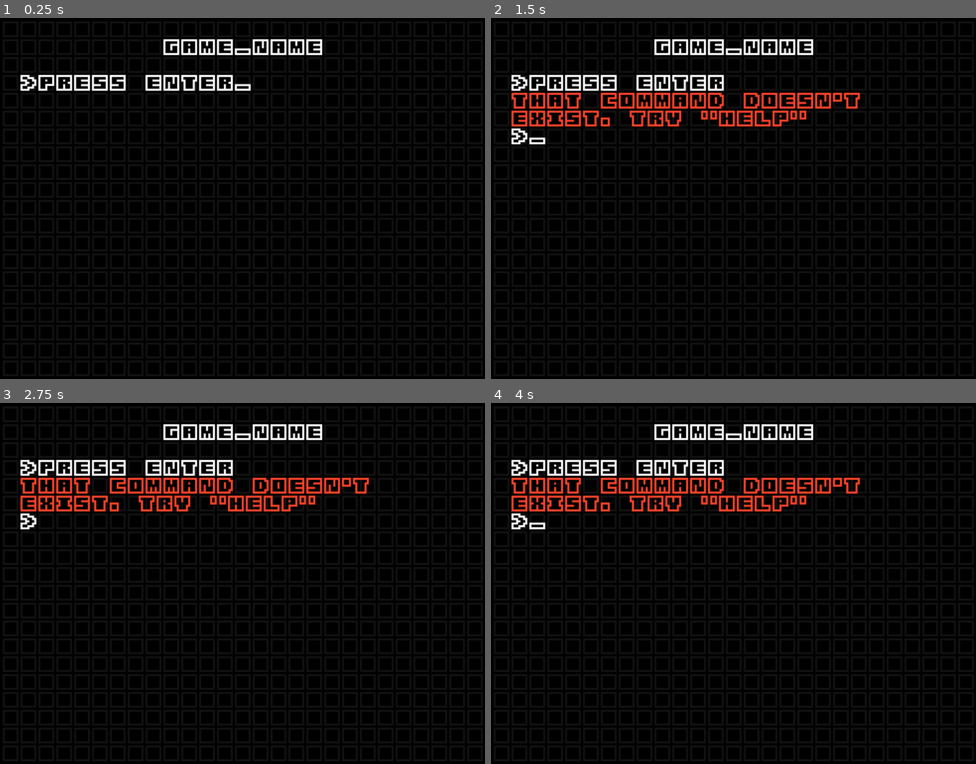
Above: before the commit, frames 1-4 (two rows, left to right).
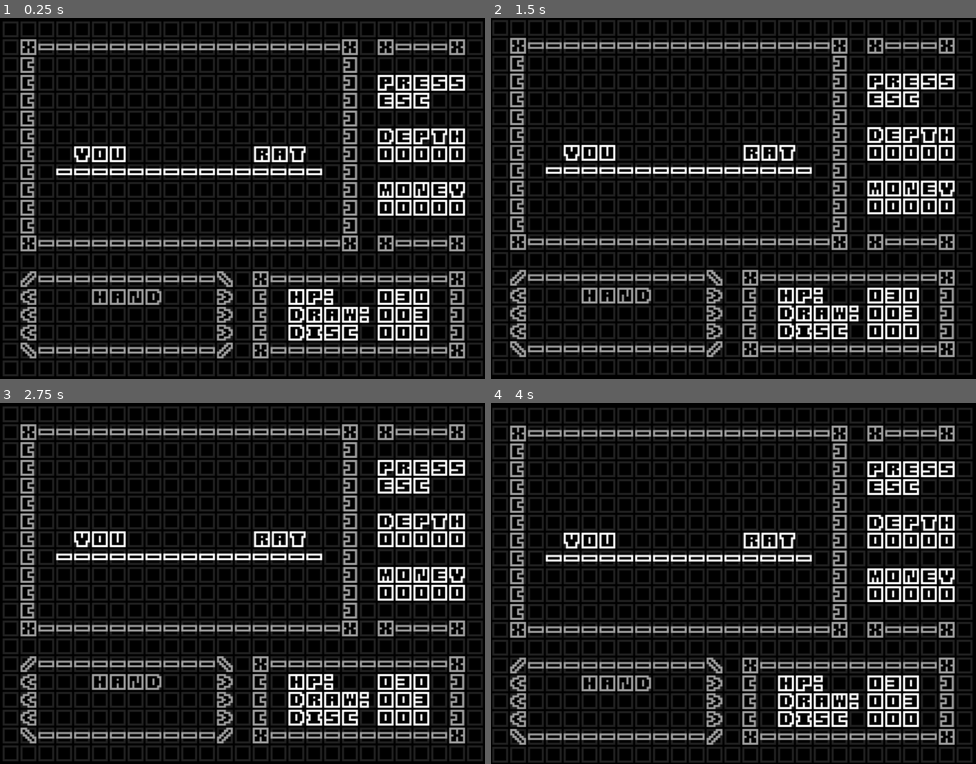
Above: after the commit, the same moments.

Repository: appellatebaton0/portfolio-66
Game: Godot game, scene res://Scenes/Main.tscn
Same seed, same stepped clock (60 frames per second), same inputs: the game is played once before the commit and once after it.
Inputs:
- Up to frame 1 (0.25 s): no input
- Up to frame 2 (1.5 s): tap Enter (ui_accept) at 0.5, 0.6, 0.77, 1.07, 1.35 s
- Up to frame 3 (2.75 s): tap Enter (ui_accept) at 1.52, 1.82, 2.1 s
- Up to frame 4 (4 s): tap Enter (ui_accept) at 2.75, 2.85, 3.02, 3.32, 3.6, 3.77 s

The runs differ from the first frame. In frame 1, 19% of the frame differs, in the area x 4-96%, y 5-95%; in frame 2, 35%, in the area x 0-100%, y 0-99%; in frame 3, 22%; in frame 4, 35%.

Commit message:
h4 - Resources, Displays, and Camera Shake
- Added resources to hold the data needed for the player/enemies and the letters.
- Made the display on the combat screen show the relevant player information.
- Added support for camera shake.

Diff:
--- /dev/null
+++ b/Assets/Player.tres
@@ -0,0 +1,24 @@
+[gd_resource type="Resource" script_class="Character" format=3 uid="uid://0g1y7q7netdc"]
+
+[ext_resource type="Script" uid="uid://c1la8ephjxdcs" path="res://Scripts/Letters/Letter.gd" id="1_8f7er"]
+[ext_resource type="Script" uid="uid://c82828jc0ndq" path="res://Scripts/Character.gd" id="2_8f7er"]
+[ext_resource type="Script" uid="uid://bbbgjg7ihit7d" path="res://Scripts/Letters/A.gd" id="2_w5742"]
+
+[sub_resource type="Resource" id="Resource_rcsle"]
+script = ExtResource("2_w5742")
+metadata/_custom_type_script = "uid://bbbgjg7ihit7d"
+
+[sub_resource type="Resource" id="Resource_1shsi"]
+script = ExtResource("2_w5742")
+metadata/_custom_type_script = "uid://bbbgjg7ihit7d"
+
+[sub_resource type="Resource" id="Resource_58d5o"]
+script = ExtResource("2_w5742")
+metadata/_custom_type_script = "uid://bbbgjg7ihit7d"
+
+[resource]
+script = ExtResource("2_8f7er")
+name = &"YOU"
+hand_size = 16
+reserve_deck = Array[ExtResource("1_8f7er")]([SubResource("Resource_rcsle"), SubResource("Resource_1shsi"), SubResource("Resource_58d5o")])
+metadata/_custom_type_script = "uid://c82828jc0ndq"
--- a/Scenes/Main.tscn
+++ b/Scenes/Main.tscn
@@ -1,20 +1,15 @@
 [gd_scene format=3 uid="uid://by6wuphdptep"]
 
 [ext_resource type="Theme" uid="uid://di3vsjt4ml06e" path="res://Assets/MainTheme.tres" id="1_r150o"]
+[ext_resource type="Script" uid="uid://bbomgtnqgmtcd" path="res://Scripts/Overlay.gd" id="2_jw32o"]
 [ext_resource type="Shader" uid="uid://bxj8hdarkcxvy" path="res://Shaders/Diagonal.gdshader" id="2_rgh2o"]
 [ext_resource type="Script" uid="uid://8svrh0x8xwnb" path="res://Scripts/AnimationBus.gd" id="3_kln2b"]
-[ext_resource type="Script" uid="uid://gmp0udd3u1fu" path="res://Scripts/GameHandler.gd" id="3_pbw6q"]
+[ext_resource type="Script" uid="uid://gmp0udd3u1fu" path="res://Scripts/CombatHandler.gd" id="3_pbw6q"]
 [ext_resource type="Script" uid="uid://cjbqqvcxcvily" path="res://Scripts/MainMenu.gd" id="4_v1gob"]
 [ext_resource type="Script" uid="uid://dhgs6px2un6hm" path="res://Scripts/PauseMenu.gd" id="5_v1gob"]
 
 [sub_resource type="StyleBoxFlat" id="StyleBoxFlat_r150o"]
 bg_color = Color(0, 0, 0, 1)
-
-[sub_resource type="ShaderMaterial" id="ShaderMaterial_pbw6q"]
-shader = ExtResource("2_rgh2o")
-shader_parameter/threshold = 1.0
-shader_parameter/over = false
-shader_parameter/round_amnt = Vector2(27, 20)
 
 [sub_resource type="ShaderMaterial" id="ShaderMaterial_rgh2o"]
 shader = ExtResource("2_rgh2o")
@@ -34,7 +29,7 @@
 tracks/0/type = "value"
 tracks/0/imported = false
 tracks/0/enabled = true
-tracks/0/path = NodePath("Game:material:shader_parameter/threshold")
+tracks/0/path = NodePath("Combat:material:shader_parameter/threshold")
 tracks/0/interp = 2
 tracks/0/loop_wrap = true
 tracks/0/keys = {
@@ -70,7 +65,7 @@
 tracks/3/type = "value"
 tracks/3/imported = false
 tracks/3/enabled = true
-tracks/3/path = NodePath("Game:focused")
+tracks/3/path = NodePath("Combat:focused")
 tracks/3/interp = 1
 tracks/3/loop_wrap = true
 tracks/3/keys = {
@@ -97,7 +92,7 @@
 tracks/1/type = "value"
 tracks/1/imported = false
 tracks/1/enabled = true
-tracks/1/path = NodePath("Game:material:shader_parameter/threshold")
+tracks/1/path = NodePath("Combat:material:shader_parameter/threshold")
 tracks/1/interp = 1
 tracks/1/loop_wrap = true
 tracks/1/keys = {
@@ -121,7 +116,7 @@
 tracks/3/type = "value"
 tracks/3/imported = false
 tracks/3/enabled = true
-tracks/3/path = NodePath("Game:focused")
+tracks/3/path = NodePath("Combat:focused")
 tracks/3/interp = 1
 tracks/3/loop_wrap = true
 tracks/3/keys = {
@@ -173,7 +168,7 @@
 tracks/1/type = "value"
 tracks/1/imported = false
 tracks/1/enabled = true
-tracks/1/path = NodePath("Game:material:shader_parameter/threshold")
+tracks/1/path = NodePath("Combat:material:shader_parameter/threshold")
 tracks/1/interp = 1
 tracks/1/loop_wrap = true
 tracks/1/keys = {
@@ -185,7 +180,7 @@
 tracks/2/type = "value"
 tracks/2/imported = false
 tracks/2/enabled = true
-tracks/2/path = NodePath("Game:focused")
+tracks/2/path = NodePath("Combat:focused")
 tracks/2/interp = 1
 tracks/2/loop_wrap = true
 tracks/2/keys = {
@@ -225,7 +220,7 @@
 tracks/1/type = "value"
 tracks/1/imported = false
 tracks/1/enabled = true
-tracks/1/path = NodePath("Game:focused")
+tracks/1/path = NodePath("Combat:focused")
 tracks/1/interp = 1
 tracks/1/loop_wrap = true
 tracks/1/keys = {
@@ -237,7 +232,7 @@
 tracks/2/type = "value"
 tracks/2/imported = false
 tracks/2/enabled = true
-tracks/2/path = NodePath("Game:material:shader_parameter/threshold")
+tracks/2/path = NodePath("Combat:material:shader_parameter/threshold")
 tracks/2/interp = 1
 tracks/2/loop_wrap = true
 tracks/2/keys = {
@@ -271,6 +266,14 @@
 
 [node name="CanvasLayer" type="CanvasLayer" parent="." unique_id=1660707798]
 
+[node name="Backdrop" type="Panel" parent="CanvasLayer" unique_id=1923751320]
+anchors_preset = 15
+anchor_right = 1.0
+anchor_bottom = 1.0
+grow_horizontal = 2
+grow_vertical = 2
+theme_override_styles/panel = SubResource("StyleBoxFlat_r150o")
+
 [node name="Control" type="Control" parent="CanvasLayer" unique_id=1815237079]
 layout_mode = 3
 anchors_preset = 15
@@ -279,18 +282,10 @@
 grow_horizontal = 2
 grow_vertical = 2
 theme = ExtResource("1_r150o")
-
-[node name="Backdrop" type="Panel" parent="CanvasLayer/Control" unique_id=1923751320]
-layout_mode = 1
-anchors_preset = 15
-anchor_right = 1.0
-anchor_bottom = 1.0
-grow_horizontal = 2
-grow_vertical = 2
-theme_override_styles/panel = SubResource("StyleBoxFlat_r150o")
-
-[node name="Text" type="Label" parent="CanvasLayer/Control/Backdrop" unique_id=218249657]
-modulate = Color(1, 1, 1, 0.07058824)
+script = ExtResource("2_jw32o")
+
+[node name="Text" type="Label" parent="CanvasLayer/Control" unique_id=218249657]
+modulate = Color(1, 1, 1, 0.13333334)
 layout_mode = 0
 offset_left = 1.0
 offset_top = 1.0
@@ -319,8 +314,7 @@
 |||||||||||||||||||||||||||
 |||||||||||||||||||||||||||"
 
-[node name="Game" type="Control" parent="CanvasLayer/Control" unique_id=1308099658]
-material = SubResource("ShaderMaterial_pbw6q")
+[node name="Combat" type="Control" parent="CanvasLayer/Control" unique_id=1308099658]
 layout_mode = 1
 anchors_preset = 15
 anchor_right = 1.0
@@ -329,7 +323,7 @@
 grow_vertical = 2
 script = ExtResource("3_pbw6q")
 
-[node name="BottomLeftBox" type="RichTextLabel" parent="CanvasLayer/Control/Game" unique_id=796943006]
+[node name="BottomLeftBox" type="RichTextLabel" parent="CanvasLayer/Control/Combat" unique_id=796943006]
 use_parent_material = true
 layout_mode = 0
 offset_left = 14.0
@@ -346,13 +340,7 @@
 fit_content = true
 visible_characters = 64
 
-[node name="HandDisplay" type="Control" parent="CanvasLayer/Control/Game/BottomLeftBox" unique_id=1758278229]
-use_parent_material = true
-anchors_preset = 0
-offset_right = 40.0
-offset_bottom = 40.0
-
-[node name="HandLabel" type="RichTextLabel" parent="CanvasLayer/Control/Game/BottomLeftBox/HandDisplay" unique_id=595729632]
+[node name="HandLabel" type="RichTextLabel" parent="CanvasLayer/Control/Combat/BottomLeftBox" unique_id=595729632]
 use_parent_material = true
 layout_mode = 1
 offset_left = 52.0
@@ -364,8 +352,10 @@
 text = "HAND"
 fit_content = true
 visible_characters = 64
-
-[node name="Hand" type="RichTextLabel" parent="CanvasLayer/Control/Game/BottomLeftBox/HandDisplay" unique_id=1488998315]
+visible_ratio = 16.0
+
+[node name="Hand" type="RichTextLabel" parent="CanvasLayer/Control/Combat/BottomLeftBox" unique_id=1488998315]
+unique_name_in_owner = true
 use_parent_material = true
 layout_mode = 0
 offset_left = 26.0
@@ -377,7 +367,7 @@
 fit_content = true
 visible_characters = 16
 
-[node name="BottomRightBox" type="RichTextLabel" parent="CanvasLayer/Control/Game" unique_id=1984262044]
+[node name="BottomRightBox" type="RichTextLabel" parent="CanvasLayer/Control/Combat" unique_id=1984262044]
 use_parent_material = true
 layout_mode = 0
 offset_left = 183.0
@@ -395,16 +385,7 @@
 horizontal_alignment = 3
 visible_characters = 37
 
-[node name="CombatStats" type="Control" parent="CanvasLayer/Control/Game/BottomRightBox" unique_id=866604476]
-use_parent_material = true
-layout_mode = 1
-anchors_preset = 15
-anchor_right = 1.0
-anchor_bottom = 1.0
-grow_horizontal = 2
-grow_vertical = 2
-
-[node name="RichTextLabel" type="RichTextLabel" parent="CanvasLayer/Control/Game/BottomRightBox/CombatStats" unique_id=1938155772]
+[node name="RichTextLabel" type="RichTextLabel" parent="CanvasLayer/Control/Combat/BottomRightBox" unique_id=1938155772]
 use_parent_material = true
 layout_mode = 0
 offset_left = 26.0
@@ -419,7 +400,7 @@
 visible_characters = 14
 visible_ratio = 0.875
 
-[node name="VBoxContainer" type="VBoxContainer" parent="CanvasLayer/Control/Game/BottomRightBox/CombatStats" unique_id=1163530763]
+[node name="VBoxContainer" type="VBoxContainer" parent="CanvasLayer/Control/Combat/BottomRightBox" unique_id=1163530763]
 use_parent_material = true
 layout_mode = 0
 offset_left = 91.0
@@ -428,25 +409,28 @@
 offset_bottom = 56.0
 theme_override_constants/separation = -4
 
-[node name="HP" type="Label" parent="CanvasLayer/Control/Game/BottomRightBox/CombatStats/VBoxContainer" unique_id=1540622527]
+[node name="HP" type="Label" parent="CanvasLayer/Control/Combat/BottomRightBox/VBoxContainer" unique_id=1540622527]
+unique_name_in_owner = true
 use_parent_material = true
 layout_mode = 2
 text = "000"
 visible_characters = 3
 
-[node name="Draw" type="Label" parent="CanvasLayer/Control/Game/BottomRightBox/CombatStats/VBoxContainer" unique_id=1306925801]
+[node name="Draw" type="Label" parent="CanvasLayer/Control/Combat/BottomRightBox/VBoxContainer" unique_id=1306925801]
+unique_name_in_owner = true
 use_parent_material = true
 layout_mode = 2
 text = "000"
 visible_characters = 3
 
-[node name="Discard" type="Label" parent="CanvasLayer/Control/Game/BottomRightBox/CombatStats/VBoxContainer" unique_id=1423412272]
+[node name="Discard" type="Label" parent="CanvasLayer/Control/Combat/BottomRightBox/VBoxContainer" unique_id=1423412272]
+unique_name_in_owner = true
 use_parent_material = true
 layout_mode = 2
 text = "000"
 visible_characters = 3
 
-[node name="MainScreen" type="RichTextLabel" parent="CanvasLayer/Control/Game" unique_id=447798131]
+[node name="MainScreen" type="RichTextLabel" parent="CanvasLayer/Control/Combat" unique_id=447798131]
 use_parent_material = true
 layout_mode = 0
 offset_left = 14.0
@@ -469,7 +453,39 @@
 horizontal_alignment = 3
 visible_characters = 79
 
-[node name="TopRight" type="RichTextLabel" parent="CanvasLayer/Control/Game" unique_id=326261919]
+[node name="Ground" type="RichTextLabel" parent="CanvasLayer/Control/Combat/MainScreen" unique_id=1784540510]
+layout_mode = 0
+offset_left = 26.0
+offset_top = 91.0
+offset_right = 221.0
+offset_bottom = 108.0
+bbcode_enabled = true
+text = "---------------"
+fit_content = true
+
+[node name="PlayerLabel" type="RichTextLabel" parent="CanvasLayer/Control/Combat/MainScreen" unique_id=2004395033]
+unique_name_in_owner = true
+layout_mode = 0
+offset_left = 39.0
+offset_top = 78.0
+offset_right = 131.0
+offset_bottom = 95.0
+bbcode_enabled = true
+text = "YOU"
+fit_content = true
+
+[node name="Enemy" type="RichTextLabel" parent="CanvasLayer/Control/Combat/MainScreen" unique_id=1209441624]
+layout_mode = 0
+offset_left = 131.0
+offset_top = 78.0
+offset_right = 209.0
+offset_bottom = 95.0
+bbcode_enabled = true
+text = "RAT"
+fit_content = true
+horizontal_alignment = 2
+
+[node name="TopRight" type="RichTextLabel" parent="CanvasLayer/Control/Combat" unique_id=326261919]
 use_parent_material = true
 layout_mode = 0
 offset_left = 274.0
@@ -490,7 +506,7 @@
 
 X---X"
 
-[node name="Label" type="Label" parent="CanvasLayer/Control/Game/TopRight" unique_id=1519447267]
+[node name="Label" type="Label" parent="CanvasLayer/Control/Combat/TopRight" unique_id=1519447267]
 use_parent_material = true
 layout_mode = 0
 offset_top = 26.0
@@ -499,13 +515,7 @@
 text = "PRESS
 ESC"
 
-[node name="CombatStats" type="Control" parent="CanvasLayer/Control/Game/TopRight" unique_id=850048846]
-use_parent_material = true
-anchors_preset = 0
-offset_right = 40.0
-offset_bottom = 40.0
-
-[node name="Label2" type="Label" parent="CanvasLayer/Control/Game/TopRight/CombatStats" unique_id=1736524125]
+[node name="Label2" type="Label" parent="CanvasLayer/Control/Combat/TopRight" unique_id=1736524125]
 use_parent_material = true
 layout_mode = 0
 offset_top = 65.0
@@ -519,7 +529,7 @@
 visible_characters = 13
 visible_ratio = 0.9285714
 
-[node name="Depth" type="Label" parent="CanvasLayer/Control/Game/TopRight/CombatStats" unique_id=3276814]
+[node name="Depth" type="Label" parent="CanvasLayer/Control/Combat/TopRight" unique_id=3276814]
 use_parent_material = true
 layout_mode = 0
 offset_top = 78.0
@@ -528,7 +538,7 @@
 text = "00000"
 visible_characters = 5
 
-[node name="Coin" type="Label" parent="CanvasLayer/Control/Game/TopRight/CombatStats" unique_id=418993049]
+[node name="Coin" type="Label" parent="CanvasLayer/Control/Combat/TopRight" unique_id=418993049]
 use_parent_material = true
 layout_mode = 0
 offset_top = 117.0
@@ -538,6 +548,7 @@
 visible_characters = 5
 
 [node name="Menu" type="Control" parent="CanvasLayer/Control" unique_id=829336518]
+visible = false
 material = SubResource("ShaderMaterial_rgh2o")
 layout_mode = 1
 anchors_preset = 15
@@ -575,6 +586,7 @@
 text = "GAME_NAME"
 
 [node name="PauseMenu" type="Control" parent="CanvasLayer/Control" unique_id=1599091328]
+visible = false
 material = SubResource("ShaderMaterial_jw32o")
 layout_mode = 1
 anchors_preset = 15
--- /dev/null
+++ b/Scripts/Character.gd
@@ -0,0 +1,98 @@
+class_name Character extends Resource
+## The base class for all characters (enemies + the player)
+
+## -- IDENTITY -- ##
+
+signal name_changed
+
+## The name of this character.
+@export var name:StringName:
+	set(to):
+		name = to
+		name_changed.emit()
+
+## -- HEALTH -- ##
+
+signal was_hurt(amount:int)
+signal was_heal(amount:int)
+
+signal died
+
+## The current health.
+var health:int
+## The maximum health
+@export var max_health := 30
+
+func reset_health() -> void: health = max_health
+func heal(amount:int) -> void:
+	health = clamp(health + amount, 0, max_health)
+	was_heal.emit(amount)
+func hurt(amount:int) -> void:
+	health = clamp(health - amount, 0, max_health)
+	was_hurt.emit(amount)
+
+	if health <= 0: died.emit()
+
+## -- LETTER MANAGEMENT -- ##
+
+signal hand_changed
+signal discard_changed
+signal deck_changed
+
+## The current hand of letters.
+var hand:Array[Letter]:
+	set(to):
+		hand = to
+		hand_changed.emit()
+## How many letters the hand can hold.
+@export var hand_size := 1
+
+## The available deck pile.
+var deck:Array[Letter]:
+	set(to):
+		deck = to
+		deck_changed.emit()
+## The used discard pile.
+var discard:Array[Letter]:
+	set(to):
+		discard = to
+		discard_changed.emit()
+
+## The character's actual set of letters. For reseting after each combat.
+@export var reserve_deck:Array[Letter]
+
+## Clear out all the current letters in the hand, and add in new ones.
+func refresh_hand() -> void:
+	for letter in hand:
+		discard_letter(letter)
+
+	for i in range(hand_size):
+		hand.append(draw_letter())
+
+## Draw a letter from the deck. This should usually only be called by the hand.
+func draw_letter() -> Letter:
+	if len(deck) == 0:
+		deck = discard.duplicate()
+		deck.shuffle()
+
+	return deck.pop_front()
+
+func discard_letter(letter:Letter):
+	discard.append(letter)
+
+## Add a letter into the deck.
+func add_letter(letter:Letter) -> void:
+	reserve_deck.append(letter)
+
+## Reset the deck.
+func reset_deck() -> void:
+	deck = reserve_deck
+	deck.shuffle()
+	discard = []
+
+## -- GENERIC -- ##
+
+## Reset the character after combat.
+func combat_reset() -> void:
+	reset_deck()
+	reset_health()
--- /dev/null
+++ b/Scripts/CombatHandler.gd
@@ -0,0 +1,62 @@
+class_name CombatHandler extends Control
+## Handles all the higher-level stuff for the combat screen. I'm too tired to make it less
+## clunky.
+
+@onready var hand_lab := %Hand
+
+@onready var hp_lab := %HP
+@onready var draw_lab := %Draw
+@onready var discard_lab := %Discard
+
+@onready var player_lab := %PlayerLabel
+
+@export var focused := false
+
+var player:Character
+
+func _ready() -> void:
+
+	Global.key_pressed.connect(_on_key_pressed)
+
+	## Update the player.
+	player = Global.player
+	player.combat_reset()
+	_wire_player_signals()
+
+## INPUT
+func _on_key_pressed(key_name:String, _echo:bool, power:bool): if focused:
+
+	## Handle Pausing.
+	if power and key_name == "Escape":
+		Global.request_animation.emit("Pause")
+
+## -- PLAYER HANDLING -- ##
+
+## Hook up and update the obscene amount of signals.
+func _wire_player_signals() -> void:
+	player.name_changed.connect(_on_player_name_changed)
+	player.deck_changed.connect(_on_player_deck_changed)
+	player.discard_changed.connect(_on_player_disc_changed)
+	player.hand_changed.connect(_on_player_hand_changed)
+	player.was_heal.connect(_on_player_heal_changed)
+	player.was_hurt.connect(_on_player_heal_changed)
+	_on_player_name_changed()
+	_on_player_deck_changed()
+	_on_player_disc_changed()
+	_on_player_hand_changed()
+	_on_player_heal_changed()
+
+func _on_player_name_changed() -> void:
+	player_lab.text = player.name
+func _on_player_deck_changed() -> void:
+	draw_lab.text = Global.as_digital_string(len(player.deck), 3)
+func _on_player_disc_changed() -> void:
+	discard_lab.text = Global.as_digital_string(len(player.discard), 3)
+func _on_player_hand_changed() -> void:
+	hand_lab.text = ""
+
+	for letter in player.hand:
+		hand_lab.text += letter.letter
+
+func _on_player_heal_changed(_amnt:int = -1) -> void:
+	hp_lab.text   = Global.as_digital_string(player.health, 3)
--- a/Scripts/GameHandler.gd
+++ /dev/null
@@ -1,15 +0,0 @@
-class_name GameHandler extends Control
-## Handles all the higher-level stuff for the game. I'm too tired to make it less
-## clunky.
-
-@export var focused := false
-
-func _ready() -> void:
-	Global.key_pressed.connect(_on_key_pressed)
-
-func _on_key_pressed(key_name:String, _echo:bool, power:bool): if focused:
-
-	if power and key_name == "Escape":
-		Global.request_animation.emit("Pause")
-
-	pass
--- a/Scripts/Global.gd
+++ b/Scripts/Global.gd
@@ -1,8 +1,29 @@
 extends Node
+
+## -- REQUESTS -- ##
 
 # Request an animation from any AnimationBuses.
 @warning_ignore("unused_signal")
 signal request_animation(anim_name:String)
+
+# Request some camera shake from the Overlay.
+@warning_ignore("unused_signal")
+signal request_camera_shake(amount:Vector2, time:float)
+
+func as_digital_string(from:int, digits:int) -> String:
+
+	var from_str := str(from)
+
+	var response:String = ""
+
+	for i in range(digits - len(from_str)):
+		response += "0"
+
+	return response + from_str
+
+## -- PLAYER -- ##
+
+@onready var player := preload("res://Assets/Player.tres")
 
 ## -- INPUT -- ##
 
@@ -40,10 +61,6 @@
 	"Comma": ","
 }
 
-# Called when the node enters the scene tree for the first time.
-func _ready() -> void:
-	pass # Replace with function body.
-
 func _input(event: InputEvent) -> void:
 	if event is InputEventKey and event.is_pressed(): # Bus all key presses into key_pressed and key_released.
 		var key = OS.get_keycode_string(event.keycode)
--- /dev/null
+++ b/Scripts/Letters/A.gd
@@ -0,0 +1,6 @@
+class_name A extends Letter
+
+func _get_letter() -> StringName:      return "A"
+func _get_description() -> StringName: return "Does 1 damage to the opponent."
+
+func used(_by:Character, on:Character) -> void: on.hurt(1)
--- /dev/null
+++ b/Scripts/Letters/Letter.gd
@@ -0,0 +1,17 @@
+@abstract class_name Letter extends Resource
+## The abstract base class for all actions.
+
+## A wrapper for _get_letter.
+var letter:StringName: get = _get_letter
+
+## The letter this shows up as. Should be a single character.
+@abstract func _get_letter() -> StringName
+
+## A wrapper for _get_description.
+var description:StringName: get = _get_description
+
+## The letter this shows up as. Should be a single character.
+@abstract func _get_description() -> StringName
+
+## What happens when this letter is used. Can affect the user or the target, and use anything from either.
+@abstract func used(by:Character, on:Character) -> void
--- /dev/null
+++ b/Scripts/Overlay.gd
@@ -0,0 +1,32 @@
+extends Control
+## The overlay for the entire game, everything but the black background.
+
+## Camera-shake
+var shake_amount:Vector2
+var shake_time:float
+
+# Called when the node enters the scene tree for the first time.
+func _ready() -> void:
+	Global.request_camera_shake.connect(_on_shake_requested)
+
+func _process(delta: float) -> void:
+
+	if Input.is_action_just_pressed("ui_accept"):
+		_on_shake_requested(Vector2(1.0, 1.0), 0.2)
+
+	if shake_time > 0.0:
+		shake_time = move_toward(shake_time, 0, delta)
+
+		position = get_shake()
+	else:
+		position = Vector2.ZERO
+
+func _on_shake_requested(amount:Vector2, time:float):
+	shake_amount = amount
+	shake_time = time
+
+func get_shake() -> Vector2:
+	var x := randf_range(-shake_amount.x, shake_amount.x)
+	var y := randf_range(-shake_amount.y, shake_amount.y)
+
+	return Vector2(x,y)
Not shown, added: Scripts/Character.gd.uid
Renamed: Scripts/GameHandler.gd.uid -> Scripts/CombatHandler.gd.uid
Not shown, added: Scripts/Letters/A.gd.uid
Not shown, added: Scripts/Letters/Letter.gd.uid
Not shown, added: Scripts/Overlay.gd.uid
